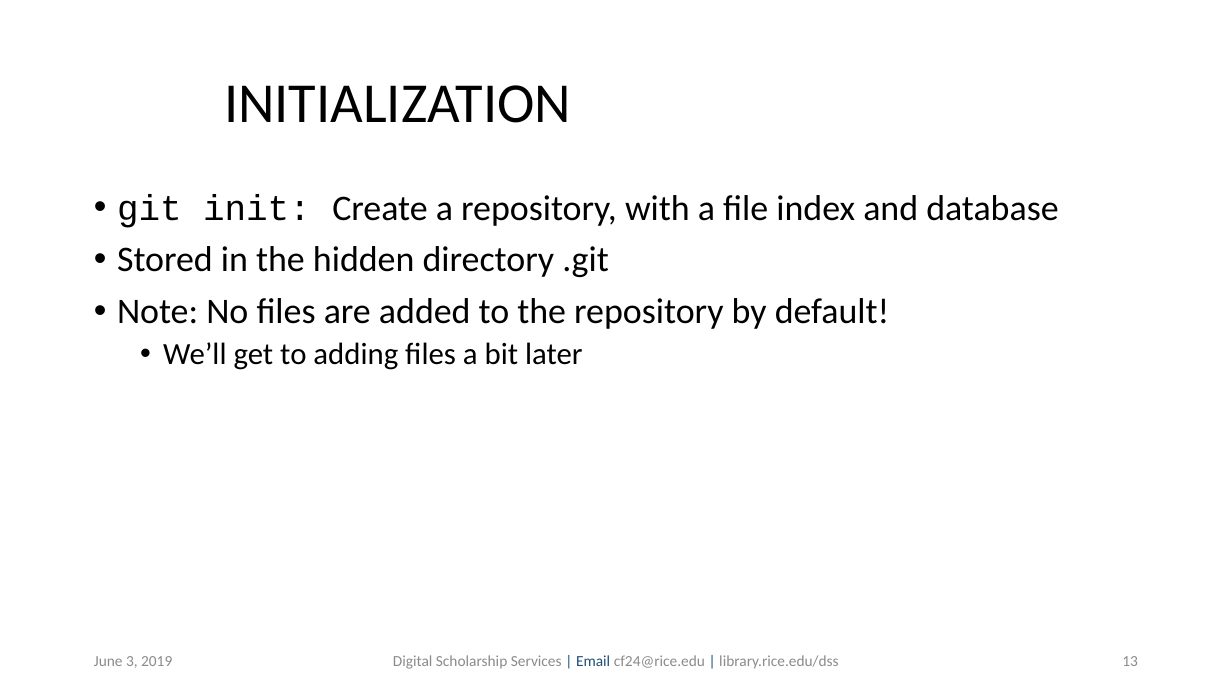
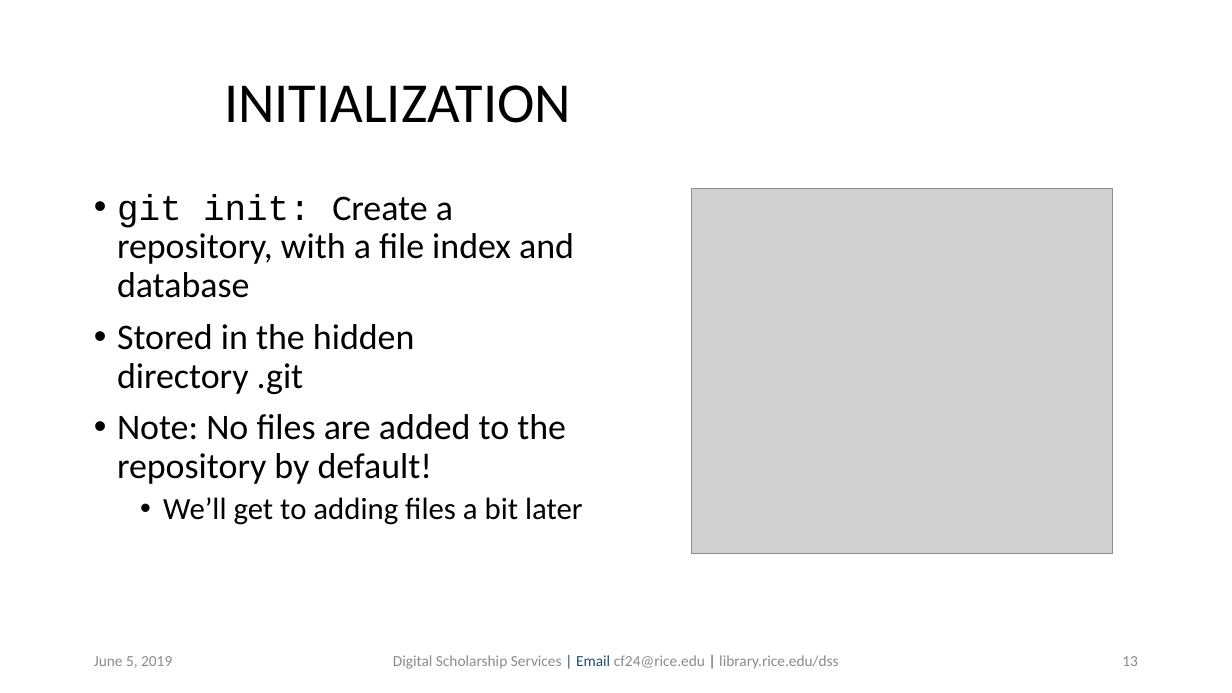
Before and after one commit to bakitybacon/rice-data-and-donuts, a slide deck: slide 13 of github/Introduction to Git & Github.pptx. Drawn at 1232x693 pixels with LibreOffice and Linux fonts; fonts in the diff are those of the drawing; grey boxes stand for pictures; background and template pictures are left out. Boxes give left, top, right and bottom in pixels: in the first picture for what was removed or moved away, otherwise in the second. Text is boxed around its words. In the diff, an @@ line names an element or a change of style, - is before the commit and + after.

```diff
--- a/github/Introduction to Git & Github.pptx
+++ b/github/Introduction to Git & Github.pptx
@@ text "git init: Create a repository, ..." rewrapped from [117, 194, 1058, 370] to [117, 194, 583, 525] @@
@@ picture added at [691, 189, 1113, 554] @@
@@ text at [94, 656, 172, 668]: text changed @@
-June 3, 2019
+June 5, 2019
```
Also in this commit, not shown: 27 other slides changed, 12 slides added.
